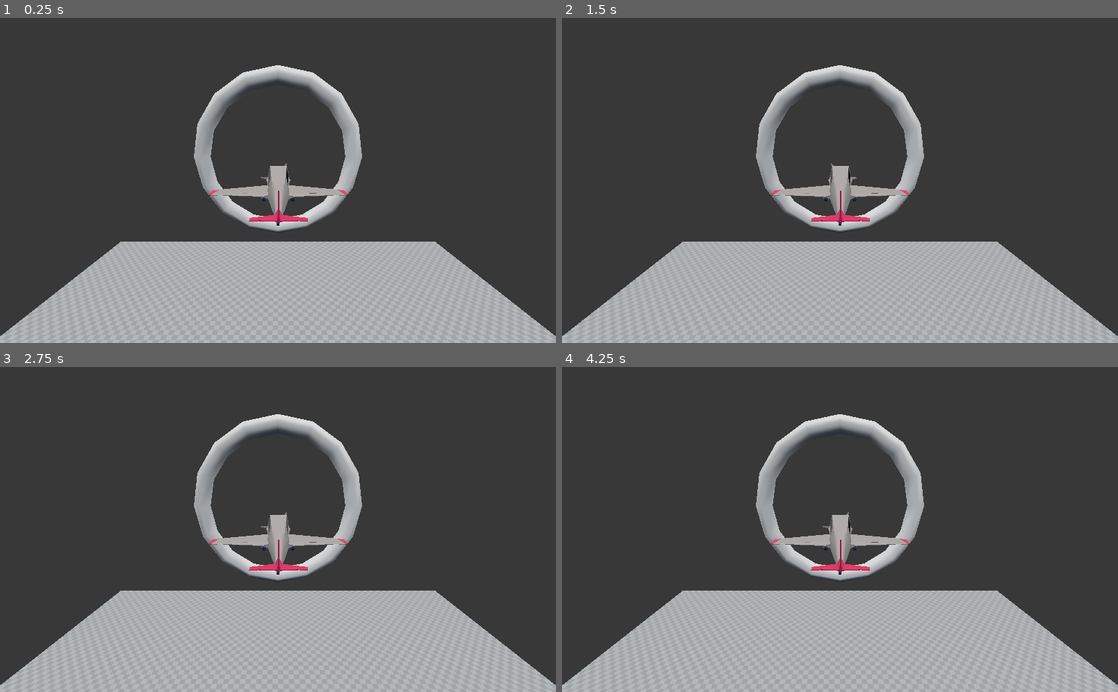
Above: before the commit, frames 1-4 (two rows, left to right).
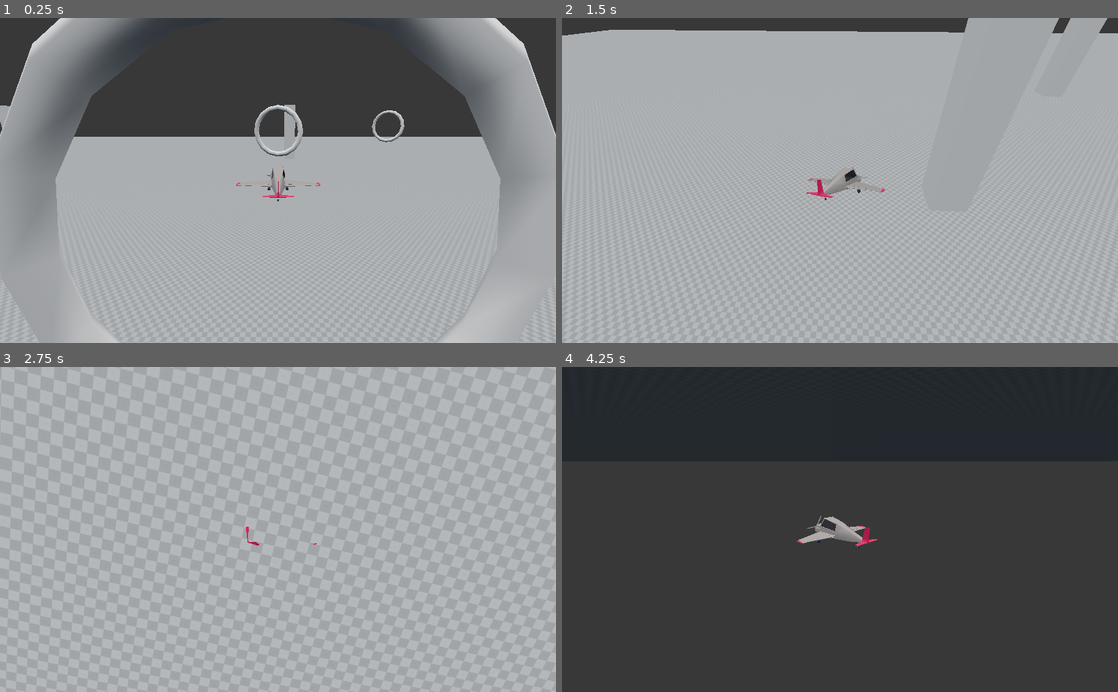
Above: after the commit, the same moments.

Repository: edbeeching/godot_rl_agents
Game: Godot game, scene res://TestPlane.tscn
Two runs of this game, one before a commit and one after it. Both use one fixed random seed, a clock stepped at 60 frames per second and the inputs below.
Inputs:
- Up to frame 1 (0.25 s): no input
- Up to frame 2 (1.5 s): hold D (roll_right, bound only after the commit) 0.53-1.28 s; hold S (pitch_down, bound only after the commit) from 1.28 s (still down)
- Up to frame 3 (2.75 s): release S (pitch_down, bound only after the commit) at 2.03 s; hold D (roll_right, bound only after the commit) from 2.03 s (still down)
- Up to frame 4 (4.25 s): release D (roll_right, bound only after the commit) at 2.78 s; hold W (pitch_up, bound only after the commit) 2.78-3.53 s; hold A (roll_left, bound only after the commit) from 3.53 s (still down)

The runs differ from the first frame. In frame 1, 51% of the frame differs, in the area x 0-100%, y 0-100%; in frame 2, 69%; in frame 3, 72%, in the area x 0-100%, y 0-98%; in frame 4, 30%.

Commit message:
Added goals and flight control to the FlyBy env

Diff:
--- /dev/null
+++ b/envs/example_envs/FlyBy/Goal.gd
@@ -0,0 +1,7 @@
+extends CSGTorus
+
+
+
+func _on_Area_body_entered(body):
+    print("body entered")
+    body.goal_reached()
--- /dev/null
+++ b/envs/example_envs/FlyBy/Goal.tscn
@@ -0,0 +1,22 @@
+[gd_scene load_steps=3 format=2]
+
+[ext_resource path="res://Goal.gd" type="Script" id=1]
+
+[sub_resource type="CylinderShape" id=1]
+radius = 8.0
+height = 1.0
+
+[node name="Goal" type="CSGTorus"]
+transform = Transform( 1, 0, 0, 0, -4.37114e-08, 1, 0, -1, -4.37114e-08, 0, 34, 11 )
+inner_radius = 8.0
+outer_radius = 10.0
+sides = 16
+ring_sides = 4
+script = ExtResource( 1 )
+
+[node name="Area" type="Area" parent="."]
+
+[node name="CollisionShape" type="CollisionShape" parent="Area"]
+shape = SubResource( 1 )
+
+[connection signal="body_entered" from="Area" to="." method="_on_Area_body_entered"]
--- a/envs/example_envs/FlyBy/Plane.gd
+++ b/envs/example_envs/FlyBy/Plane.gd
@@ -1,17 +1,69 @@
-extends Spatial
+extends KinematicBody
+
+# Can't fly below this speed
+var min_flight_speed = 10
+# Maximum airspeed
+var max_flight_speed = 30
+# Turn rate
+export var turn_speed = 5.0
+# Climb/dive rate
+var pitch_speed = 2.0
+# Wings "autolevel" speed
+export var level_speed = 12.0
+# Throttle change speed
+var throttle_delta = 30
+# Acceleration/deceleration
+var acceleration = 6.0
+export var turn_acc = 4.0
+# Current speed
+var forward_speed = 0
+# Throttle input speed
+var target_speed = 0
+# Lets us disable certain things when grounded
+var grounded = false
+
+var velocity = Vector3.ZERO
+var turn_input = 0
+var pitch_input = 0
 
 
-# Declare member variables here. Examples:
-# var a = 2
-# var b = "text"
-onready var anim = $AnimationPlayer
 
-# Called when the node enters the scene tree for the first time.
-func _ready():
-    get_node("AnimationPlayer").get_animation("Main").set_loop(true)
-    anim.play("Main")
+func _physics_process(delta):
+    get_input(delta)
+    # Rotate the transform based on the input values
+    transform.basis = transform.basis.rotated(transform.basis.x, pitch_input * pitch_speed * delta)
+    transform.basis = transform.basis.rotated(Vector3.UP, turn_input * turn_speed * delta)
+    # If on the ground, don't roll the body
+#    if grounded:
+#        $Mesh/Body.rotation.y = 0
+#    else:
+#        # Roll the body based on the turn input
+    $PlaneModel.rotation.y = lerp($PlaneModel.rotation.y, turn_input, level_speed * delta)
+
+    # Accelerate/decelerate
+    forward_speed = lerp(forward_speed, target_speed, acceleration * delta)
+    # Movement is always forward
+    velocity = -transform.basis.z * forward_speed
+    # Handle landing/taking off
+    velocity = move_and_slide(velocity, Vector3.UP)
+
+func get_input(delta):
+    target_speed = max_flight_speed
+    # Throttle input
+#    if Input.is_action_pressed("throttle_up"):
+#        target_speed = min(forward_speed + throttle_delta * delta, max_flight_speed)
+#    if Input.is_action_pressed("throttle_down"):
+#        var limit = 0 if grounded else min_flight_speed
+#        target_speed = max(forward_speed - throttle_delta * delta, limit)
+    # Turn (roll/yaw) input
+    turn_input = 0
+    turn_input -= Input.get_action_strength("roll_right")
+    turn_input += Input.get_action_strength("roll_left")
+    # Pitch (climb/dive) input
+    pitch_input = 0
+    pitch_input -= Input.get_action_strength("pitch_down")
+    pitch_input += Input.get_action_strength("pitch_up")
 
 
-# Called every frame. 'delta' is the elapsed time since the previous frame.
-#func _process(delta):
-#    pass
+func goal_reached():
+    print("goal reached")
--- a/envs/example_envs/FlyBy/Plane.tscn
+++ b/envs/example_envs/FlyBy/Plane.tscn
@@ -4,6 +4,9 @@
 
 [node name="Plane" instance=ExtResource( 1 )]
 transform = Transform( 0.01, 0, 0, 0, 0.01, 0, 0, 0, 0.01, 0, 0, 0 )
+
+[node name="RootNode (gltf orientation matrix)" parent="." index="0"]
+transform = Transform( -1, 8.74228e-08, 3.82137e-15, 0, -4.37114e-08, 1, 8.74228e-08, 1, 4.37114e-08, 0, 0, 0 )
 
 [node name="Propeller_1" parent="RootNode (gltf orientation matrix)/RootNode (model correction matrix)/12cc6a9ff2ae45b08826ba235d9cb8b7fbx/Node/RootNode" index="0"]
 transform = Transform( -0.791092, -0.611698, 0, 0.611698, -0.791092, 0, 0, 0, 1, 0.873349, -46.0248, 401.434 )
@@ -12,5 +15,5 @@
 transform = Transform( 0.879922, 0.00248785, -0.475112, 0.0222404, 0.998674, 0.0464192, 0.474598, -0.051412, 0.8787, 0, 0, 0 )
 visible = false
 
-[node name="Shadow_Plane" parent="RootNode (gltf orientation matrix)/RootNode (model correction matrix)/12cc6a9ff2ae45b08826ba235d9cb8b7fbx/Node/RootNode/Physical_Sky" index="0"]
+[node name="Shadow_Plane" parent="RootNode (gltf orientation matrix)/RootNode (model correction matrix)/12cc6a9ff2ae45b08826ba235d9cb8b7fbx/Node/RootNode/Physical_Sky" index="1"]
 visible = false
--- /dev/null
+++ b/envs/example_envs/FlyBy/PlaneModel.gd
@@ -0,0 +1,17 @@
+extends Spatial
+
+
+# Declare member variables here. Examples:
+# var a = 2
+# var b = "text"
+onready var anim = $AnimationPlayer
+
+# Called when the node enters the scene tree for the first time.
+func _ready():
+    get_node("AnimationPlayer").get_animation("Main").set_loop(true)
+    anim.play("Main")
+
+
+# Called every frame. 'delta' is the elapsed time since the previous frame.
+#func _process(delta):
+#    pass
--- a/envs/example_envs/FlyBy/TestPlane.tscn
+++ b/envs/example_envs/FlyBy/TestPlane.tscn
@@ -1,53 +1,109 @@
-[gd_scene load_steps=7 format=2]
+[gd_scene load_steps=8 format=2]
 
 [ext_resource path="res://Plane.tscn" type="PackedScene" id=1]
 [ext_resource path="res://assets/texture_08.png" type="Texture" id=2]
 [ext_resource path="res://Plane.gd" type="Script" id=3]
+[ext_resource path="res://PlaneModel.gd" type="Script" id=4]
+[ext_resource path="res://Goal.tscn" type="PackedScene" id=5]
 
-[sub_resource type="SphereMesh" id=1]
-
-[sub_resource type="SpatialMaterial" id=2]
-
-[sub_resource type="SpatialMaterial" id=3]
+[sub_resource type="SpatialMaterial" id=1]
 flags_world_triplanar = true
 albedo_texture = ExtResource( 2 )
 uv1_scale = Vector3( 0.5, 0.5, 0.5 )
 uv1_triplanar = true
 
+[sub_resource type="CylinderShape" id=2]
+height = 7.77792
+
 [node name="TestPlane" type="Spatial"]
-
-[node name="MeshInstance" type="MeshInstance" parent="."]
-transform = Transform( 1, 0, 0, 0, 1, 0, 0, 0, 1, 0, 0, 18.4812 )
-visible = false
-mesh = SubResource( 1 )
-material/0 = SubResource( 2 )
-
-[node name="Plane" parent="." instance=ExtResource( 1 )]
-transform = Transform( 0.01, 0, 0, 0, 0.01, 0, 0, 0, 0.01, 0, 34.4356, -3 )
-script = ExtResource( 3 )
-
-[node name="Propeller_1" parent="Plane/RootNode (gltf orientation matrix)/RootNode (model correction matrix)/12cc6a9ff2ae45b08826ba235d9cb8b7fbx/Node/RootNode" index="0"]
-transform = Transform( 0.133918, 0.990992, 0, -0.990992, 0.133918, 0, 0, 0, 1, 0.873349, -46.0248, 401.434 )
-
-[node name="AnimationPlayer" parent="Plane" index="1"]
-method_call_mode = 1
-
-[node name="Camera" type="Camera" parent="Plane"]
-transform = Transform( -100, -4.17272e-06, 2.13795e-13, -4.03054e-06, 96.5926, 25.8819, -1.07998e-06, 25.8819, -96.5926, 0, 400, -1339.93 )
 
 [node name="CSGCombiner" type="CSGCombiner" parent="."]
 
+[node name="Goals" type="Node" parent="CSGCombiner"]
+
+[node name="Goal" parent="CSGCombiner/Goals" instance=ExtResource( 5 )]
+
+[node name="Goal2" parent="CSGCombiner/Goals" instance=ExtResource( 5 )]
+transform = Transform( 0.965926, 0.258819, 1.13133e-08, 0, -4.37114e-08, 1, 0.258819, -0.965926, -4.2222e-08, 0, 34, -75 )
+
+[node name="Goal3" parent="CSGCombiner/Goals" instance=ExtResource( 5 )]
+transform = Transform( 0.707107, 0.707107, 3.09086e-08, 0, -4.37114e-08, 1, 0.707107, -0.707107, -3.09086e-08, 70, 34, -134 )
+
 [node name="CSGBox" type="CSGBox" parent="CSGCombiner"]
-width = 100.0
+width = 1000.0
 height = 1.0
-depth = 100.0
-material = SubResource( 3 )
+depth = 1000.0
+material = SubResource( 1 )
 
-[node name="CSGTorus" type="CSGTorus" parent="CSGCombiner"]
-transform = Transform( 1, 0, 0, 0, -4.37114e-08, 1, 0, -1, -4.37114e-08, 0, 34, 11 )
-inner_radius = 8.0
-outer_radius = 10.0
-sides = 16
-ring_sides = 4
+[node name="CSGBox2" type="CSGBox" parent="CSGCombiner"]
+transform = Transform( 1, 0, 0, 0, 1, 0, 0, 0, 1, 53, 26, 0 )
+width = 10.0
+height = 50.0
+depth = 10.0
 
-[editable path="Plane"]
+[node name="CSGBox3" type="CSGBox" parent="CSGCombiner"]
+transform = Transform( 1, 0, 0, 0, 1, 0, 0, 0, 1, -106, 26, 0 )
+width = 10.0
+height = 50.0
+depth = 10.0
+
+[node name="CSGBox4" type="CSGBox" parent="CSGCombiner"]
+transform = Transform( 1, 0, 0, 0, 1, 0, 0, 0, 1, 153, 26, 89 )
+width = 10.0
+height = 50.0
+depth = 10.0
+
+[node name="CSGBox5" type="CSGBox" parent="CSGCombiner"]
+transform = Transform( 1, 0, 0, 0, 1, 0, 0, 0, 1, 12, 26, 357 )
+width = 10.0
+height = 50.0
+depth = 10.0
+
+[node name="CSGBox6" type="CSGBox" parent="CSGCombiner"]
+transform = Transform( 1, 0, 0, 0, 1, 0, 0, 0, 1, -275, 26, -228 )
+width = 10.0
+height = 50.0
+depth = 10.0
+
+[node name="CSGBox7" type="CSGBox" parent="CSGCombiner"]
+transform = Transform( 1, 0, 0, 0, 1, 0, 0, 0, 1, 11, 26, -210 )
+width = 10.0
+height = 50.0
+depth = 10.0
+
+[node name="CSGBox8" type="CSGBox" parent="CSGCombiner"]
+transform = Transform( 1, 0, 0, 0, 1, 0, 0, 0, 1, -74, 26, 91 )
+width = 10.0
+height = 50.0
+depth = 10.0
+
+[node name="CSGBox9" type="CSGBox" parent="CSGCombiner"]
+transform = Transform( 1, 0, 0, 0, 1, 0, 0, 0, 1, 53, 26, 315 )
+width = 10.0
+height = 50.0
+depth = 10.0
+
+[node name="Plane" type="KinematicBody" parent="."]
+transform = Transform( 1, 0, 0, 0, 1, 0, 0, 0, 1, 0, 33, 0 )
+script = ExtResource( 3 )
+turn_speed = 2.0
+level_speed = 2.0
+
+[node name="PlaneModel" parent="Plane" instance=ExtResource( 1 )]
+script = ExtResource( 4 )
+
+[node name="Propeller_1" parent="Plane/PlaneModel/RootNode (gltf orientation matrix)/RootNode (model correction matrix)/12cc6a9ff2ae45b08826ba235d9cb8b7fbx/Node/RootNode" index="0"]
+transform = Transform( 0.133918, 0.990992, 0, -0.990992, 0.133918, 0, 0, 0, 1, 0.873349, -46.0248, 401.434 )
+
+[node name="AnimationPlayer" parent="Plane/PlaneModel" index="1"]
+method_call_mode = 1
+
+[node name="CollisionShape" type="CollisionShape" parent="Plane"]
+transform = Transform( 1, 0, 0, 0, -0.00176279, -0.999998, 0, 0.999998, -0.00176279, 0, -0.43198, 0.299141 )
+shape = SubResource( 2 )
+
+[node name="Camera" type="Camera" parent="Plane"]
+transform = Transform( 1, 1.91005e-08, 8.4444e-08, -4.03054e-08, 0.965926, 0.258819, -7.66231e-08, -0.258819, 0.965926, 1.17141e-06, 6, 22.3993 )
+far = 1000.0
+
+[editable path="Plane/PlaneModel"]
--- a/envs/example_envs/FlyBy/project.godot
+++ b/envs/example_envs/FlyBy/project.godot
@@ -14,6 +14,39 @@
 run/main_scene="res://TestPlane.tscn"
 config/icon="res://icon.png"
 
+[input]
+
+throttle_up={
+"deadzone": 0.5,
+"events": [ Object(InputEventKey,"resource_local_to_scene":false,"resource_name":"","device":0,"alt":false,"shift":false,"control":false,"meta":false,"command":false,"pressed":false,"scancode":81,"unicode":0,"echo":false,"script":null)
+ ]
+}
+throttle_down={
+"deadzone": 0.5,
+"events": [ Object(InputEventKey,"resource_local_to_scene":false,"resource_name":"","device":0,"alt":false,"shift":false,"control":false,"meta":false,"command":false,"pressed":false,"scancode":69,"unicode":0,"echo":false,"script":null)
+ ]
+}
+pitch_up={
+"deadzone": 0.5,
+"events": [ Object(InputEventKey,"resource_local_to_scene":false,"resource_name":"","device":0,"alt":false,"shift":false,"control":false,"meta":false,"command":false,"pressed":false,"scancode":87,"unicode":0,"echo":false,"script":null)
+ ]
+}
+pitch_down={
+"deadzone": 0.5,
+"events": [ Object(InputEventKey,"resource_local_to_scene":false,"resource_name":"","device":0,"alt":false,"shift":false,"control":false,"meta":false,"command":false,"pressed":false,"scancode":83,"unicode":0,"echo":false,"script":null)
+ ]
+}
+roll_left={
+"deadzone": 0.5,
+"events": [ Object(InputEventKey,"resource_local_to_scene":false,"resource_name":"","device":0,"alt":false,"shift":false,"control":false,"meta":false,"command":false,"pressed":false,"scancode":65,"unicode":0,"echo":false,"script":null)
+ ]
+}
+roll_right={
+"deadzone": 0.5,
+"events": [ Object(InputEventKey,"resource_local_to_scene":false,"resource_name":"","device":0,"alt":false,"shift":false,"control":false,"meta":false,"command":false,"pressed":false,"scancode":68,"unicode":0,"echo":false,"script":null)
+ ]
+}
+
 [physics]
 
 common/enable_pause_aware_picking=true
Not shown, changed: envs/example_envs/FlyBy/.mono/metadata/ide_messaging_meta.txt
